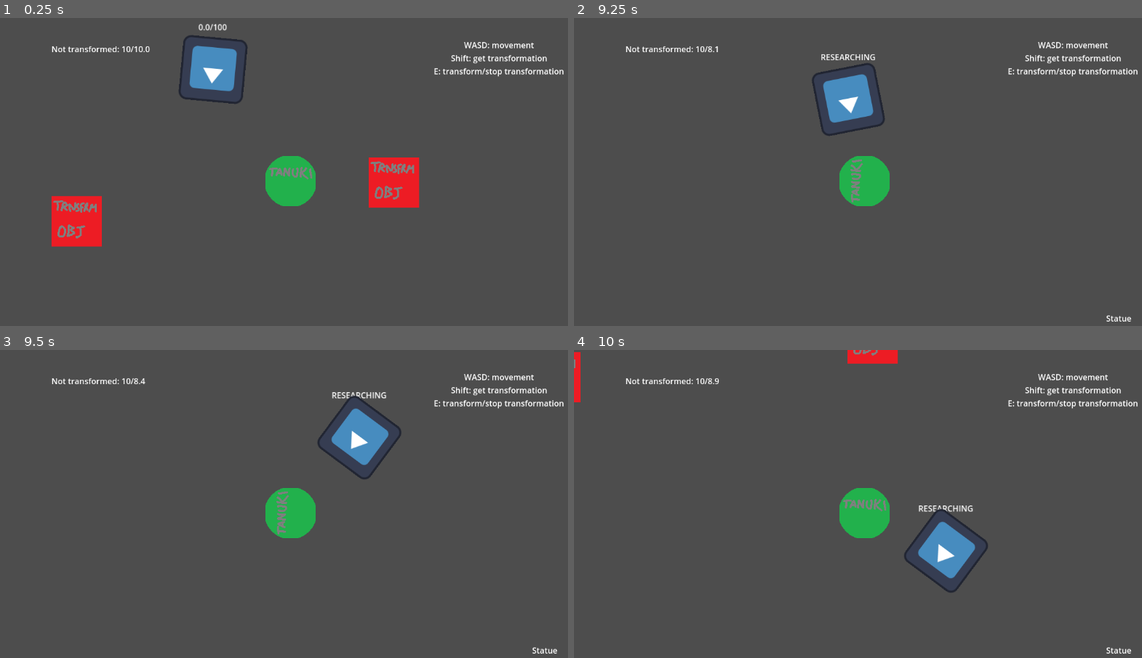
Above: before the commit, frames 1-4 (two rows, left to right).
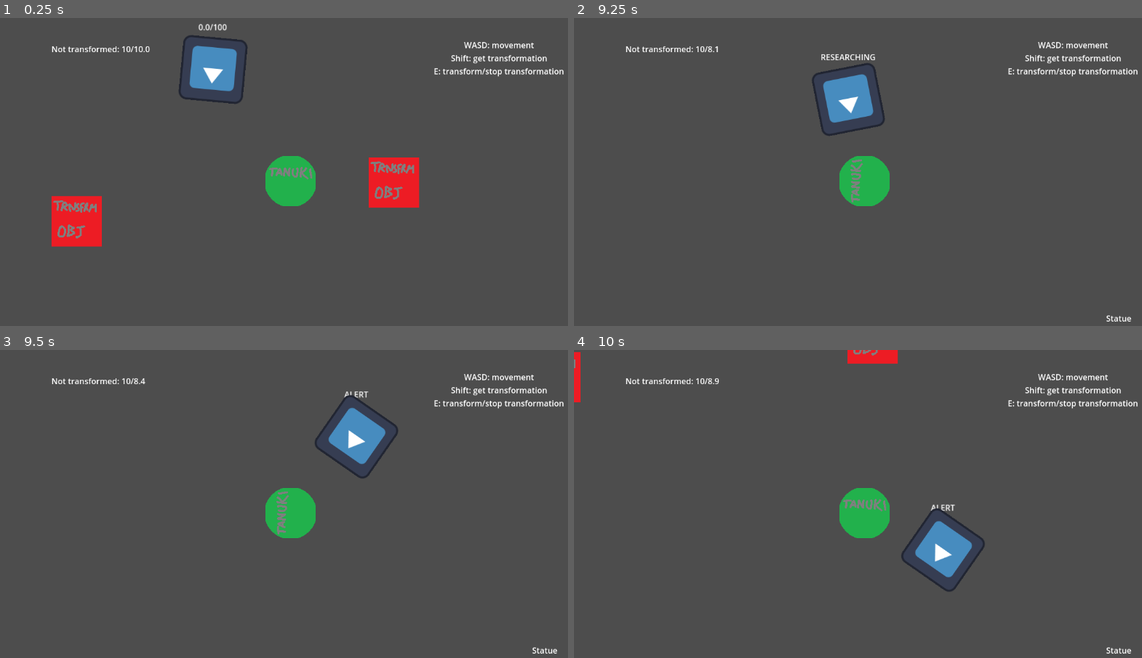
Above: after the commit, the same moments.

Repository: FinalExa/Tanuki
Game: Godot game, scene res://_Scenes/player_transform_test.tscn
The game is run twice, just before and just after one commit, with the same random seed, the same clock (stepped at 60 frames per second) and the same inputs. The engine's default icon, where the game draws it, is replaced by a stand-in: a white triangle on a blue panel in a dark square.
Inputs (mouse positions are in pixels of both pictures, inside the frame that each line leads up to):
- Up to frame 1 (0.25 s): no input
- Up to frame 2 (9.25 s): move the mouse to (994, 165) at 0.52 s; hold D (right) 0.53-1.28 s; click (994, 165) at 0.6 s; move the mouse to (750, 196) at 1.27 s; hold S (down) 1.28-2.03 s; tap Shift (interact) every 2.25 s from 1.35 to 8.1 s; move the mouse to (920, 110) at 2.02 s; hold D (right) 2.03-2.78 s; tap E (transformation) every 2.25 s from 2.1 to 8.85 s; move the mouse to (835, 245) at 2.77 s; hold W (up) 2.78-3.53 s; click (835, 245) at 2.85 s; move the mouse to (1039, 230) at 3.52 s; hold A (left) 3.53-5.03 s; move the mouse to (687, 131) at 4.27 s; move the mouse to (892, 181) at 5.02 s; hold S (down) 5.03-5.78 s; click (892, 181) at 5.1 s; move the mouse to (778, 98) at 5.77 s; hold D (right) 5.78-6.53 s; move the mouse to (994, 165) at 6.52 s; hold W (up) 6.53-7.28 s; move the mouse to (750, 196) at 7.27 s; hold D (right) 7.28-8.03 s; click (750, 196) at 7.35 s; move the mouse to (920, 110) at 8.02 s; hold S (down) 8.03-8.78 s; move the mouse to (835, 245) at 8.77 s; hold A (left) from 8.78 s (still down)
- Up to frame 3 (9.5 s): keep holding A (left)
- Up to frame 4 (10 s): move the mouse to (1039, 562) at 9.52 s; release A (left) at 9.53 s; hold W (up) from 9.53 s (still down); click (1039, 562) at 9.6 s

Frames 1-2 are identical in both runs. In frame 3, 0.8% of the frame differs, in the area x 55-71%, y 13-42%; in frame 4, 0.8%.
Error before the commit: Invalid call. Nonexistent function 'start_alert' in base 'Nil'. (res://Enemies/Scripts/GuardResearch.gd:108)

Commit message:
Alert fix

Diff:
--- a/Enemies/guard.tscn
+++ b/Enemies/guard.tscn
@@ -82,7 +82,7 @@
 [node name="Sprite2D" type="Sprite2D" parent="Rotator"]
 texture = ExtResource("2_7u3uy")
 
-[node name="GuardCheck" type="Area2D" parent="Rotator" node_paths=PackedStringArray("controllerRef", "rayTargets", "guardController", "guardAlertValue", "guardResearch", "guardPatrol", "guardStunned")]
+[node name="GuardCheck" type="Area2D" parent="Rotator" node_paths=PackedStringArray("controllerRef", "rayTargets", "guardController", "guardAlertValue", "guardResearch", "guardAlert", "guardPatrol", "guardStunned")]
 position = Vector2(0, -16)
 rotation = 3.14159
 collision_layer = 12
@@ -99,6 +99,7 @@
 guardController = NodePath("../..")
 guardAlertValue = NodePath("../../AlertValue")
 guardResearch = NodePath("../GuardResearch")
+guardAlert = NodePath("../GuardAlert")
 guardPatrol = NodePath("../../GuardPatrol")
 guardStunned = NodePath("../../GuardStunned")
 
@@ -129,7 +130,7 @@
 position = Vector2(95.999, 408)
 rotation = -3.14159
 
-[node name="GuardResearch" type="Node2D" parent="Rotator" node_paths=PackedStringArray("rayTargets", "guardController", "guardAlertValue", "guardPatrol", "guardMovement", "guardRotator", "guardCheck", "guardStunned")]
+[node name="GuardResearch" type="Node2D" parent="Rotator" node_paths=PackedStringArray("rayTargets", "guardController", "guardAlertValue", "guardAlert", "guardPatrol", "guardMovement", "guardRotator", "guardCheck", "guardStunned")]
 script = ExtResource("4_j1yk0")
 researchSpotThreshold = 200.0
 researchFollowThreshold = 700.0
@@ -140,6 +141,7 @@
 researchActiveText = "RESEARCHING"
 guardController = NodePath("../..")
 guardAlertValue = NodePath("../../AlertValue")
+guardAlert = NodePath("../GuardAlert")
 guardPatrol = NodePath("../../GuardPatrol")
 guardMovement = NodePath("../../GuardMovement")
 guardRotator = NodePath("..")
@@ -235,16 +237,19 @@
 script = ExtResource("11_hsu07")
 children = [NodePath("GuardAlertPreChase"), NodePath("GuardAlertTargetNotSeen"), NodePath("GuardAlertCatchPreparation")]
 
-[node name="GuardAlertPreChase" type="Node" parent="BehaviorTree/Sequence/SelectorAlert/Sequence" node_paths=PackedStringArray("guardController")]
+[node name="GuardAlertPreChase" type="Node" parent="BehaviorTree/Sequence/SelectorAlert/Sequence" node_paths=PackedStringArray("guardAlert", "guardController")]
 script = ExtResource("14_upctj")
+guardAlert = NodePath("../../../../../Rotator/GuardAlert")
 guardController = NodePath("../../../../..")
 
-[node name="GuardAlertTargetNotSeen" type="Node" parent="BehaviorTree/Sequence/SelectorAlert/Sequence" node_paths=PackedStringArray("guardController")]
+[node name="GuardAlertTargetNotSeen" type="Node" parent="BehaviorTree/Sequence/SelectorAlert/Sequence" node_paths=PackedStringArray("guardAlert", "guardController")]
 script = ExtResource("15_smfg7")
+guardAlert = NodePath("../../../../../Rotator/GuardAlert")
 guardController = NodePath("../../../../..")
 
-[node name="GuardAlertCatchPreparation" type="Node" parent="BehaviorTree/Sequence/SelectorAlert/Sequence" node_paths=PackedStringArray("guardController")]
+[node name="GuardAlertCatchPreparation" type="Node" parent="BehaviorTree/Sequence/SelectorAlert/Sequence" node_paths=PackedStringArray("guardAlert", "guardController")]
 script = ExtResource("16_8kh41")
+guardAlert = NodePath("../../../../../Rotator/GuardAlert")
 guardController = NodePath("../../../../..")
 
 [node name="SelectorResearch" type="Node" parent="BehaviorTree/Sequence" node_paths=PackedStringArray("children")]
